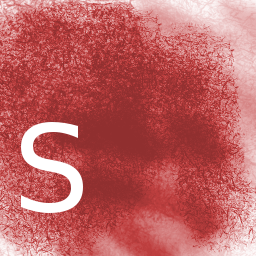
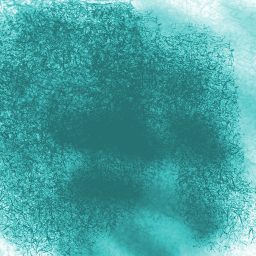
Layered file, before and after one edit (256 x 256). Changes by layer:
added group "Chars" with 18 layers above "Digits" over [13, 122, 89, 213]
hid group "S" (1 layers), moved it into group "Chars" over [21, 122, 83, 213]
hid "selected" over [0, 0, 256, 256]
showed "default" over [0, 0, 256, 256]
